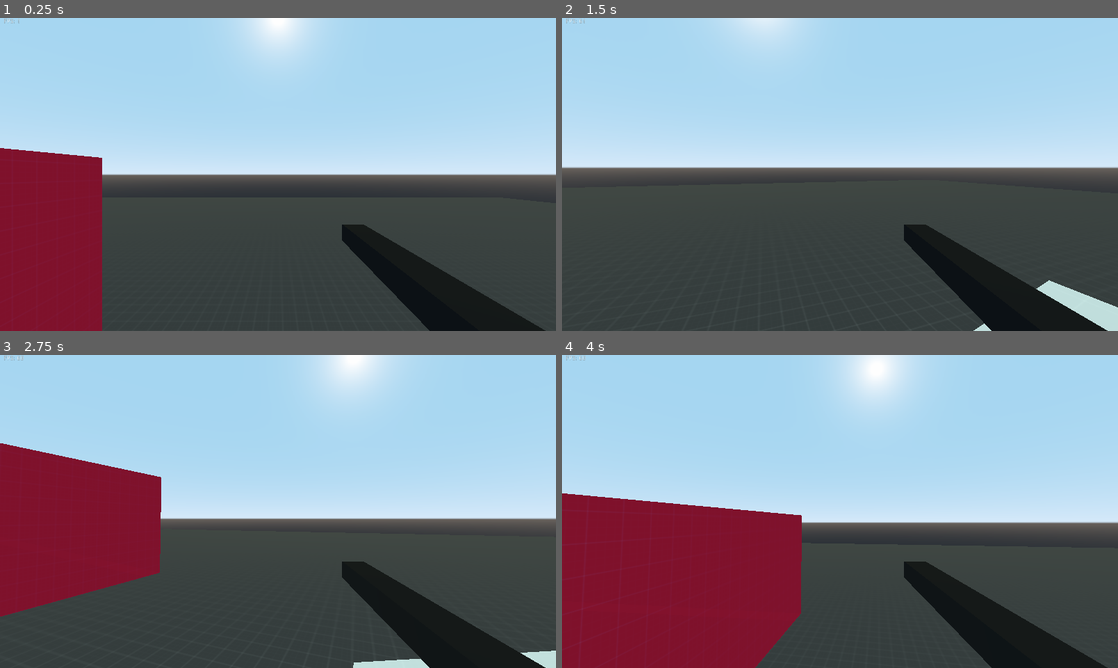
Above: before the commit, frames 1-4 (two rows, left to right).
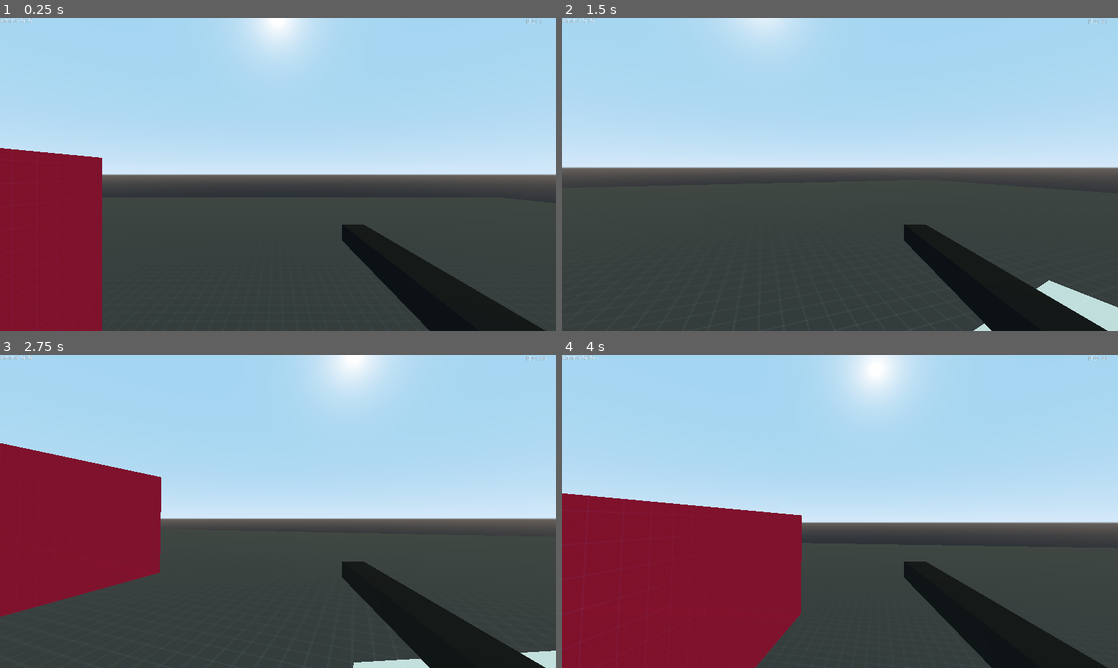
Above: after the commit, the same moments.

Repository: JBStepan/Project-Scorpio
Game: Godot game, scene res://Scenes/debug_world.tscn
Same seed, same stepped clock (60 frames per second), same inputs: the game is played once before the commit and once after it.
Inputs (mouse positions are in pixels of both pictures, inside the frame that each line leads up to):
- Up to frame 1 (0.25 s): no input
- Up to frame 2 (1.5 s): tap Enter (ui_accept) at 0.5 s; move the mouse to (834, 180) at 0.52 s; hold D (right) from 0.53 s (still down); click (834, 180) at 0.6 s; tap Space (jump) at 0.77 s; move the mouse to (878, 177) at 1.27 s; tap Ctrl (crouch) at 1.35 s
- Up to frame 3 (2.75 s): tap Space (jump) at 1.52 s; click (316, 514) at 1.55 s; move the mouse to (233, 508) at 2.02 s; release D (right) at 2.03 s; hold A (left) from 2.03 s (still down); click (233, 508) at 2.1 s
- Up to frame 4 (4 s): move the mouse to (845, 511) at 2.77 s; tap W (forword) at 2.85 s; tap Space (jump) at 3.02, 3.77 s; click (845, 511) at 3.05 s; move the mouse to (817, 505) at 3.52 s; release A (left) at 3.53 s; hold S (backword) from 3.53 s (still down); tap 1 (gun1) at 3.6 s; click (817, 505) at 3.8 s

The runs differ from the first frame. In frame 1, less than 0.1% of the frame differs, in the area x 0-98%, y 0-2%; in frame 2, less than 0.1%; in frame 3, less than 0.1%, in the area x 0-99%, y 0-2%; in frame 4, less than 0.1%.

Commit message:
Added the abilty to change weapon vars using .weapon files

Diff:
--- a/src/Scenes/Player.tscn
+++ b/src/Scenes/Player.tscn
@@ -47,4 +47,28 @@
 
 [node name="Basic-Gun-2-Debug" parent="Head/Weapons/Gun2" instance=ExtResource( 6 )]
 transform = Transform( 1, 0, 0, 0, 1, 0, 0, 0, 1, 0, 0, 0.39673 )
+weapon_file = "res://Weapons/Guns/Rifle/Basic-Gun-2.weapon"
 raycast_path = NodePath("../Basic-Gun-2-Debug/RayCast")
+
+[node name="PlayerUI" type="Control" parent="."]
+anchor_right = 1.0
+anchor_bottom = 1.0
+__meta__ = {
+"_edit_use_anchors_": false
+}
+
+[node name="VBoxContainer" type="VBoxContainer" parent="PlayerUI"]
+anchor_right = 1.0
+anchor_bottom = 1.0
+__meta__ = {
+"_edit_use_anchors_": false
+}
+
+[node name="HBoxContainer" type="HBoxContainer" parent="PlayerUI/VBoxContainer"]
+margin_right = 1280.0
+margin_bottom = 14.0
+
+[node name="AmmoLabel" type="Label" parent="PlayerUI/VBoxContainer/HBoxContainer"]
+margin_right = 76.0
+margin_bottom = 14.0
+text = "Ammo %/%"
--- a/src/Scenes/debug_world.tscn
+++ b/src/Scenes/debug_world.tscn
@@ -64,10 +64,10 @@
 [node name="Hud" type="Node2D" parent="."]
 
 [node name="Fps" type="Label" parent="Hud"]
-margin_left = 9.0
-margin_top = 1.0
-margin_right = 1272.0
-margin_bottom = 15.0
+margin_left = 1211.29
+margin_top = 2.18921
+margin_right = 2474.29
+margin_bottom = 16.1892
 text = "FPS: "
 script = ExtResource( 5 )
 __meta__ = {
--- a/src/Scripts/Weapons/weapon.gd
+++ b/src/Scripts/Weapons/weapon.gd
@@ -11,12 +11,13 @@
 
 class_name Weapon
 
+export var weapon_file : String;
 export var fire_rate : float;
 export var hold_fire_rate : float;
 export var clip_size :int;
 export var reload_rate : float;
 export var damage : float;
-export var can_hold : bool = false;
+export var can_hold : bool;
 export var raycast_path : NodePath;
 
 # Enums
@@ -36,6 +37,18 @@
 var raycast : RayCast;
 
 func _ready():
+	if weapon_file != "":
+		var config = ConfigFile.new()
+		var err = config.load(weapon_file)
+		if err == OK: # If not, something went wrong with the file loading
+			# Look for the display/width pair, and default to 1024 if missing
+			weapon_name = config.get_value("Weapon", "name");
+			fire_rate = config.get_value("Weapon", "firerate", 1);
+			hold_fire_rate = config.get_value("Weapon", "holdfirerate", 0);
+			clip_size = config.get_value("Weapon", "clipsize", 5);
+			reload_rate = config.get_value("Weapon", "reloadrate", 1);
+			damage = config.get_value("Weapon", "damage", 1);
+
 	current_ammo = clip_size;
 	raycast = get_node(raycast_path);
 
--- a/src/project.godot
+++ b/src/project.godot
@@ -94,11 +94,13 @@
 fire={
 "deadzone": 0.5,
 "events": [ Object(InputEventMouseButton,"resource_local_to_scene":false,"resource_name":"","device":0,"alt":false,"shi …(212 unchanged characters)…
+, Object(InputEventJoypadButton,"resource_local_to_scene":false,"resource_name":"","device":0,"button_index":5,"pressure":0.0,"pressed":false,"script":null)
  ]
 }
 aim={
 "deadzone": 0.5,
 "events": [ Object(InputEventMouseButton,"resource_local_to_scene":false,"resource_name":"","device":0,"alt":false,"shi …(212 unchanged characters)…
+, Object(InputEventJoypadButton,"resource_local_to_scene":false,"resource_name":"","device":0,"button_index":4,"pressure":0.0,"pressed":false,"script":null)
  ]
 }
 gun1={
@@ -131,6 +133,10 @@
 "events": [ Object(InputEventKey,"resource_local_to_scene":false,"resource_name":"","device":0,"alt":false,"shift":false,"control":false,"meta":false,"command":false,"pressed":false,"scancode":82,"unicode":0,"echo":false,"script":null)
  ]
 }
+head_right={
+"deadzone": 0.5,
+"events": [  ]
+}
 
 [logging]
 
@@ -139,3 +145,7 @@
 [rendering]
 
 environment/default_environment="res://default_env.tres"
+
+[triside]
+
+nodes/ammo_label=NodePath(".")
Not shown, changed: src/export_presets.cfg
Not shown, added: src/Weapons/Guns/Rifles/Basic-Gun-1.weapon
Not shown, added: src/Weapons/Guns/Rifles/Basic-Gun-2.weapon
